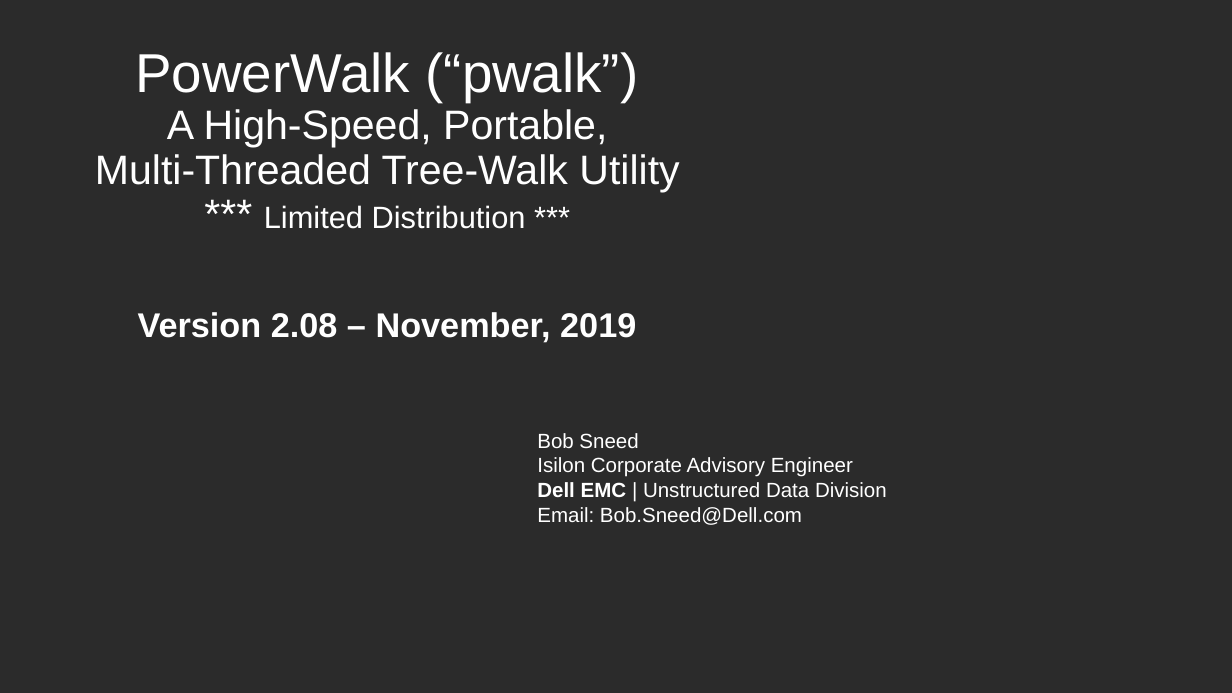
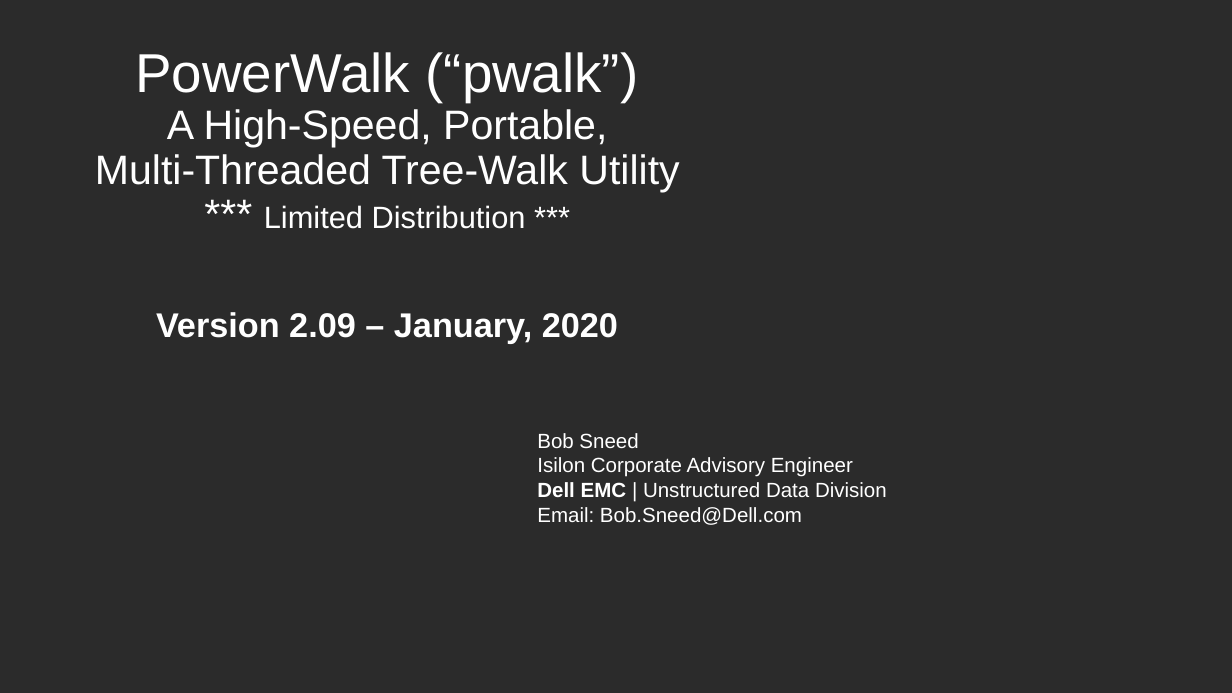
Before and after one commit to WhizBob/pwalk, a slide deck: slide 1 of doc/pwalk_slides.pptx. Drawn at 1232x693 pixels with LibreOffice and Linux fonts; fonts in the diff are those of the drawing; background and template pictures are left out; a plain dark background stands for a picture behind light text. Boxes give left, top, right and bottom in pixels: in the first picture for what was removed or moved away, otherwise in the second. Text is boxed around its words. In the diff, an @@ line names an element or a change of style, - is before the commit and + after.

```diff
--- a/doc/pwalk_slides.pptx
+++ b/doc/pwalk_slides.pptx
@@ subtitle at bbox=[156, 312, 618, 344]: text changed @@
-Version 2.08 – November, 2019
+Version 2.09 – January, 2020
```
Also in this commit, not shown: 8 other slides changed, 1 slide removed, 19 other files.
